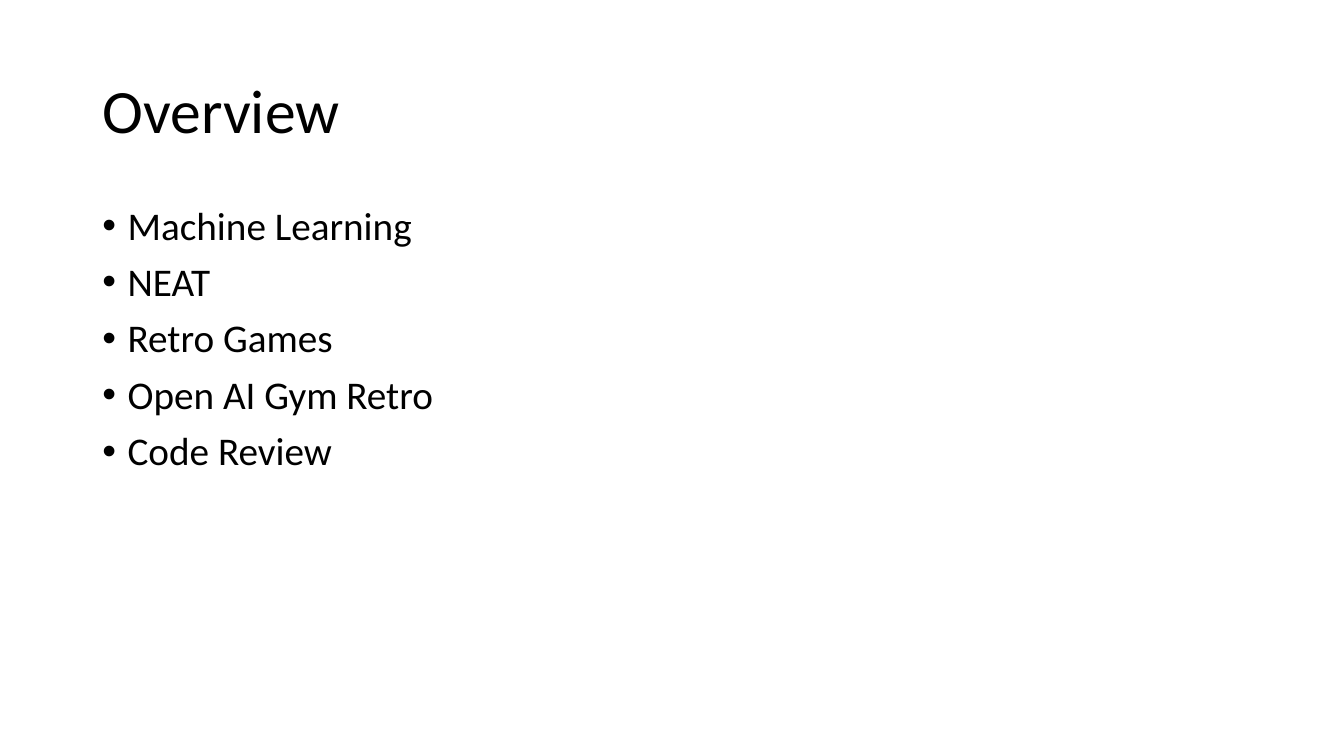
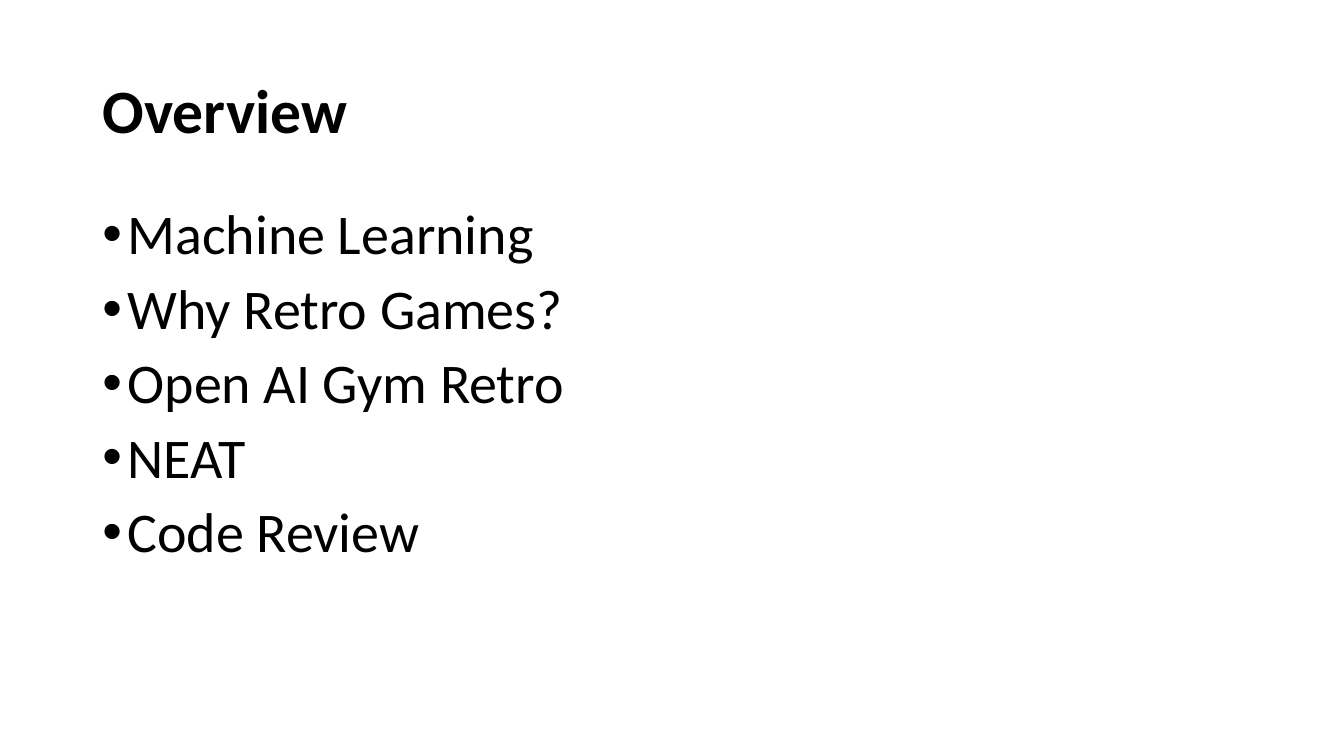
Before and after one commit to jmcmeen/novus-retro, a slide deck: slide 2 of presentation/Evolving Neural Networks for Retro Video Games.pptx. Drawn at 1344x756 pixels with LibreOffice and Linux fonts; fonts in the diff are those of the drawing; background and template pictures are left out. Boxes give left, top, right and bottom in pixels: in the first picture for what was removed or moved away, otherwise in the second. Text is boxed around its words. In the diff, an @@ line names an element or a change of style, - is before the commit and + after.

```diff
--- a/presentation/Evolving Neural Networks for Retro Video Games.pptx
+++ b/presentation/Evolving Neural Networks for Retro Video Games.pptx
@@ title "Overview" at (102,89,346,134): bold on @@
@@ text at (128,215,533,553): size 28 to 40 pt in "Machine Learning", "NEAT", "Code Review" @@
@@ text at (128,290,564,412): paragraphs added @@
+• Why Retro Games?
+• Open AI Gym Retro
@@ text at (128,326,433,416): paragraphs removed @@
-• Retro Games
-• Open AI Gym Retro
```
Also in this commit, not shown: 7 other slides changed, 2 slides added, 2 slides removed, 2 other files.
